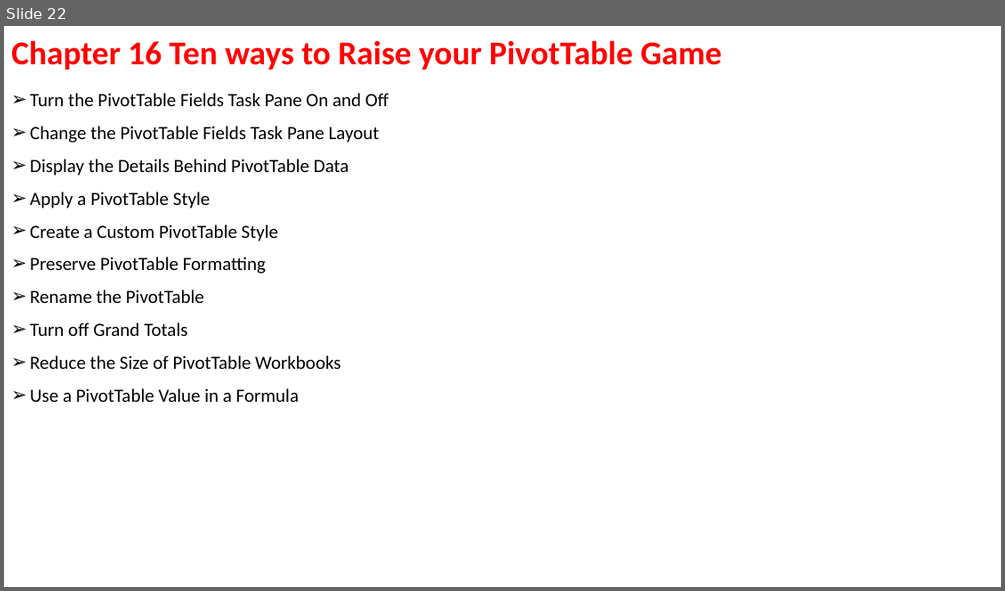
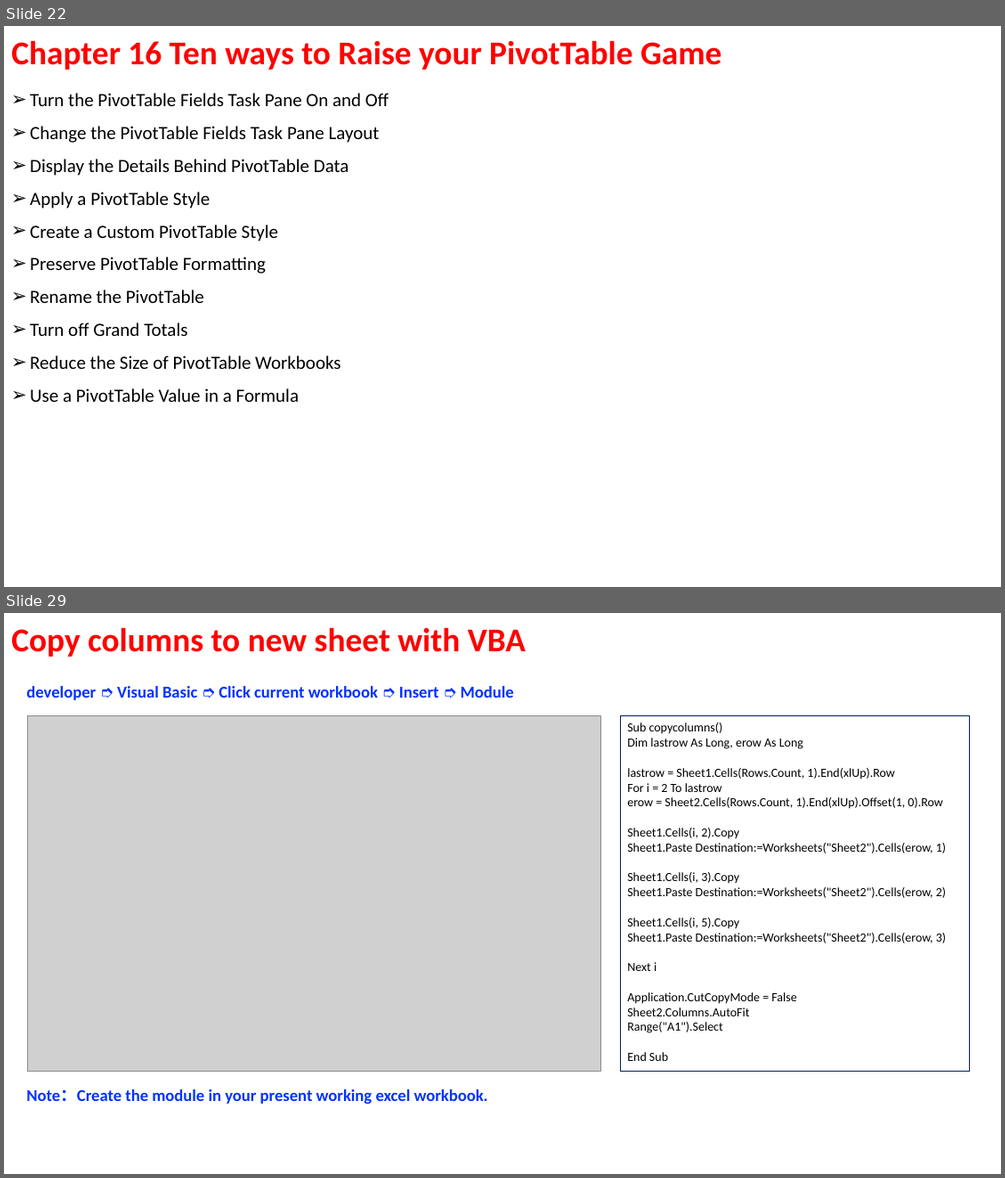
Before and after one commit to ArielMei/arielmei.github.io, a slide deck: EXCEL/ExcelDataAnalysisFD_Examples/Excel data analysis for dummies Outline.pptx. Shown one above the other, each under a label of ours: slide 22 before the commit, slides 22 and 29 after it; the slides between them are not shown. The pictures are 1005x591 and 1005x1178 pixels, drawn with LibreOffice and Linux fonts; fonts in the diff are those of the drawing; grey boxes stand for pictures. Boxes give left, top, right and bottom in pixels: in the first picture for what was removed or moved away, otherwise in the second. Text is boxed around its words. In the diff, an @@ line names an element or a change of style, - is before the commit and + after.

```diff
--- a/EXCEL/ExcelDataAnalysisFD_Examples/Excel data analysis for dummies Outline.pptx
+++ b/EXCEL/ExcelDataAnalysisFD_Examples/Excel data analysis for dummies Outline.pptx
@@ slide 29 added at (x1=4, y1=613, x2=1001, y2=1174), background #FFFFFF @@
@@ title added at (x1=11, y1=627, x2=526, y2=657), 32 pt, text #FF0000, bold @@
+Copy columns to new sheet with VBA
@@ text added at (x1=26, y1=686, x2=514, y2=700), 16 pt, text #0432FF, bold @@
+developer ➮ Visual Basic ➮ Click current workbook ➮ Insert ➮ Module
@@ picture added at (x1=27, y1=716, x2=600, y2=1071) @@
@@ rectangle added at (x1=620, y1=716, x2=970, y2=1071), outline #002060 0.75 pt, 12 pt, text #000000 @@
+Sub copycolumns()
+Dim lastrow As Long, erow As Long
+lastrow = Sheet1.Cells(Rows.Count, 1).End(xlUp).Row
+For i = 2 To lastrow
+erow = Sheet2.Cells(Rows.Count, 1).End(xlUp).Offset(1, 0).Row
+Sheet1.Cells(i, 2).Copy
+Sheet1.Paste Destination:=Worksheets("Sheet2").Cells(erow, 1)
+Sheet1.Cells(i, 3).Copy
+Sheet1.Paste Destination:=Worksheets("Sheet2").Cells(erow, 2)
+Sheet1.Cells(i, 5).Copy
+Sheet1.Paste Destination:=Worksheets("Sheet2").Cells(erow, 3)
+Next i
+Application.CutCopyMode = False
+Sheet2.Columns.AutoFit
+Range("A1").Select
+End Sub
@@ text added at (x1=26, y1=1089, x2=488, y2=1103), 16 pt, text #0432FF, bold @@
+Note：Create the module in your present working excel workbook.
```
Also in this commit, not shown: 6 other slides added, 3 other files.
